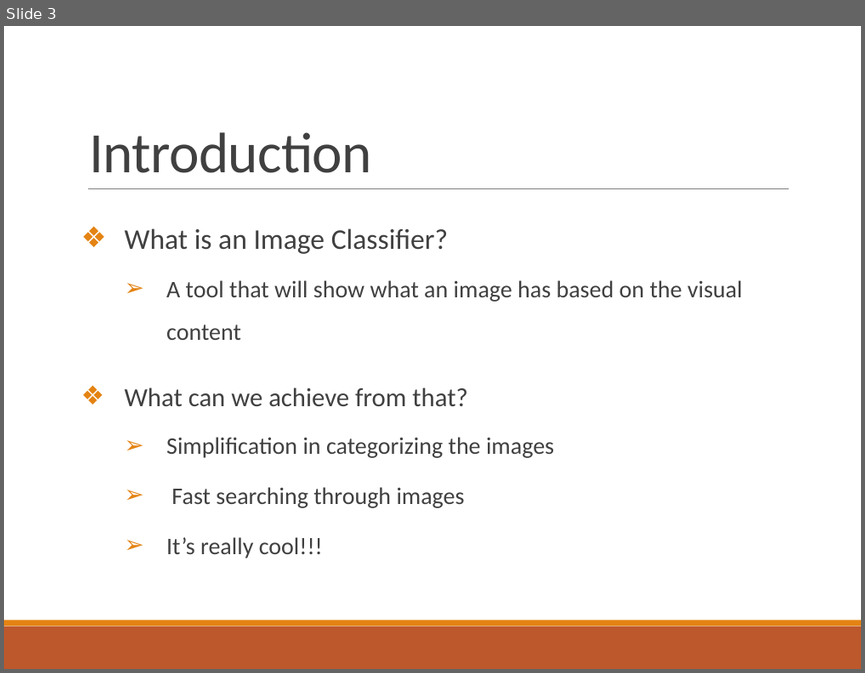
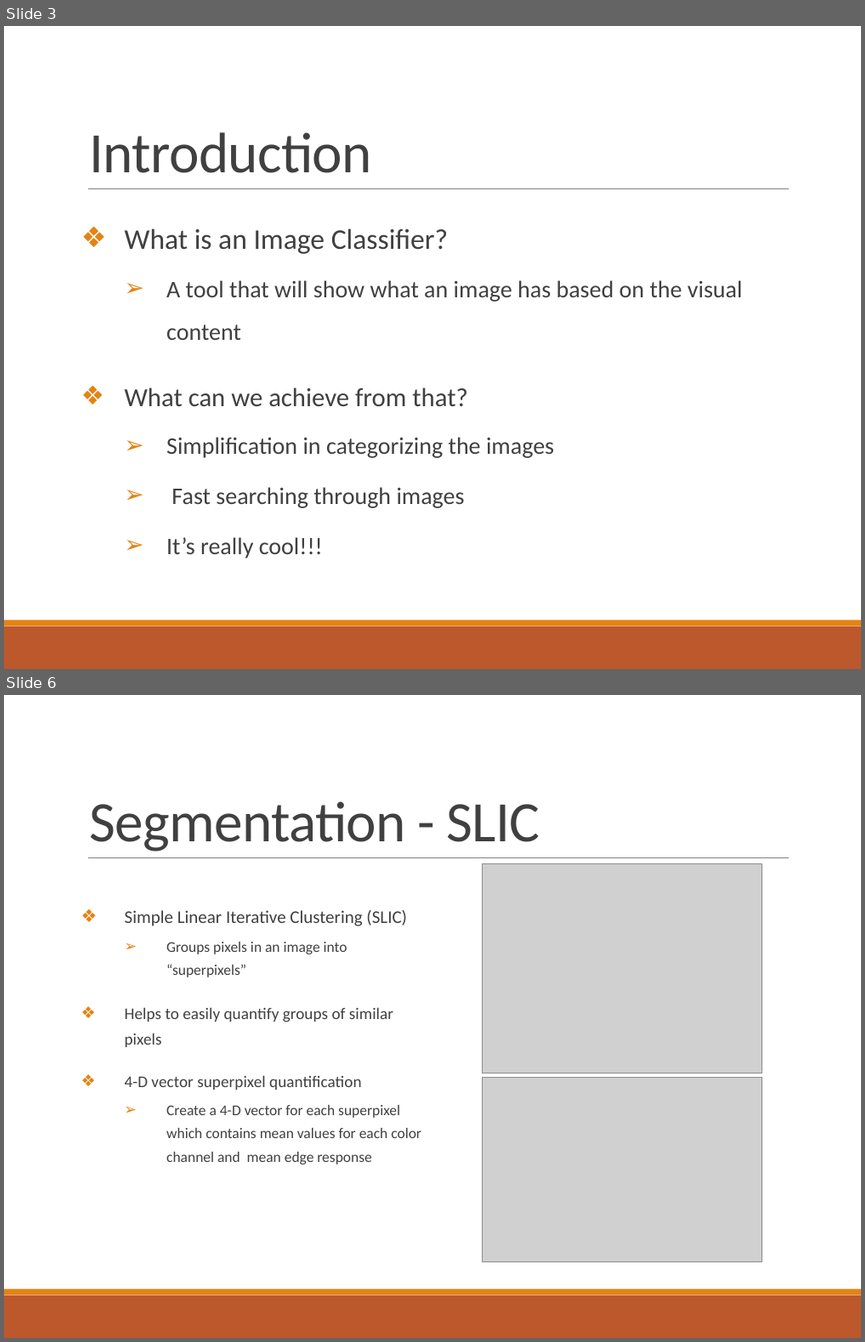
Before and after one commit to somyamohanty/Pixel_Dawgs, a slide deck: Final Presentation.pptx. Shown one above the other, each under a label of ours: slide 3 before the commit, slides 3 and 6 after it; the slides between them are not shown. The pictures are 865x673 and 865x1342 pixels, drawn with LibreOffice and Linux fonts; fonts in the diff are those of the drawing; grey boxes stand for pictures. Boxes give left, top, right and bottom in pixels: in the first picture for what was removed or moved away, otherwise in the second. Text is boxed around its words. In the diff, an @@ line names an element or a change of style, - is before the commit and + after.

Commit message:
Adding completed final presentation and some images used in the presentation

```diff
--- a/Final Presentation.pptx
+++ b/Final Presentation.pptx
@@ slide 6 added at box(4, 695, 861, 1338), background #FFFFFF; not listed: 3 template elements that a slide beside it also shows @@
@@ title added at box(90, 801, 540, 851), 48 pt, text #404040 @@
+Segmentation - SLIC
@@ picture added at box(482, 864, 761, 1073) @@
@@ text added at box(125, 910, 421, 1164), 12.5 pt, text #404040 @@
+❖ Simple Linear Iterative Clustering (SLIC)
+  ➢ Groups pixels in an image into “superpixels”
+❖ Helps to easily quantify groups of similar pixels
+❖ 4-D vector superpixel quantification
+  ➢ Create a 4-D vector for each superpixel which contains mean values for each color channel and mean edge response
@@ picture added at box(482, 1077, 761, 1262) @@
```
Also in this commit, not shown: 4 slides changed, 12 other slides added, 2 other files.
